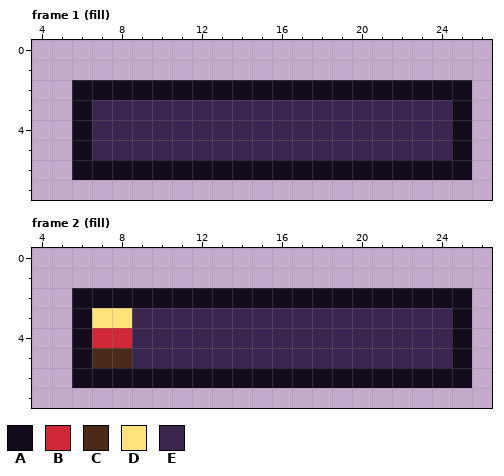
Pixel-art file: projects/007_survivors/art/hud_hp.aseprite. Above, as it was before the edit.
32x8 pixels, 10 frames. Shown: frame 1 (fill): x 4..26, y 0..7; frame 2 (fill): x 4..26, y 0..7. The commit also changed other frames, which this record leaves out.
Palette (. is transparent): A #140c1c  B #d02838  C #4a2a18  D #ffe27a  E #3b2650
Pixels before, frame 1 (fill), first column x 6:
2 AAAAAAAAAAAAAAAAAAAA
3 AEEEEEEEEEEEEEEEEEEA
4 AEEEEEEEEEEEEEEEEEEA
5 AEEEEEEEEEEEEEEEEEEA
6 AAAAAAAAAAAAAAAAAAAA
Pixels before, frame 2 (fill), first column x 6:
2 AAAAAAAAAAAAAAAAAAAA
3 ADDEEEEEEEEEEEEEEEEA
4 ABBEEEEEEEEEEEEEEEEA
5 ACCEEEEEEEEEEEEEEEEA
6 AAAAAAAAAAAAAAAAAAAA
After the commit:
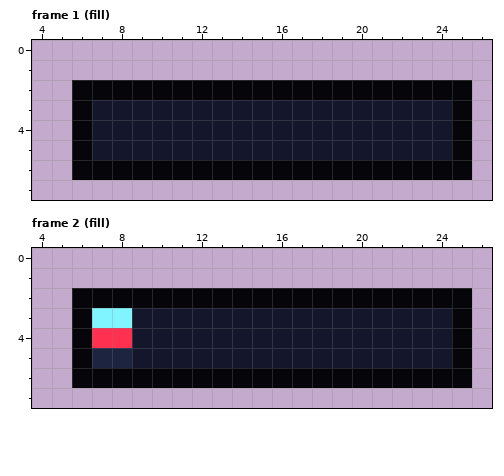
Edits made:
colour A: #140c1c -> #05050a
colour B: #d02838 -> #ff3050
colour C: #4a2a18 -> #1c2440
colour D: #ffe27a -> #80f4ff
colour E: #3b2650 -> #14162c
Changed places in both pictures, as pixel boxes (x1, y1, x2, y2):
changed: (72, 80, 472, 180)
changed: (72, 288, 472, 388)
